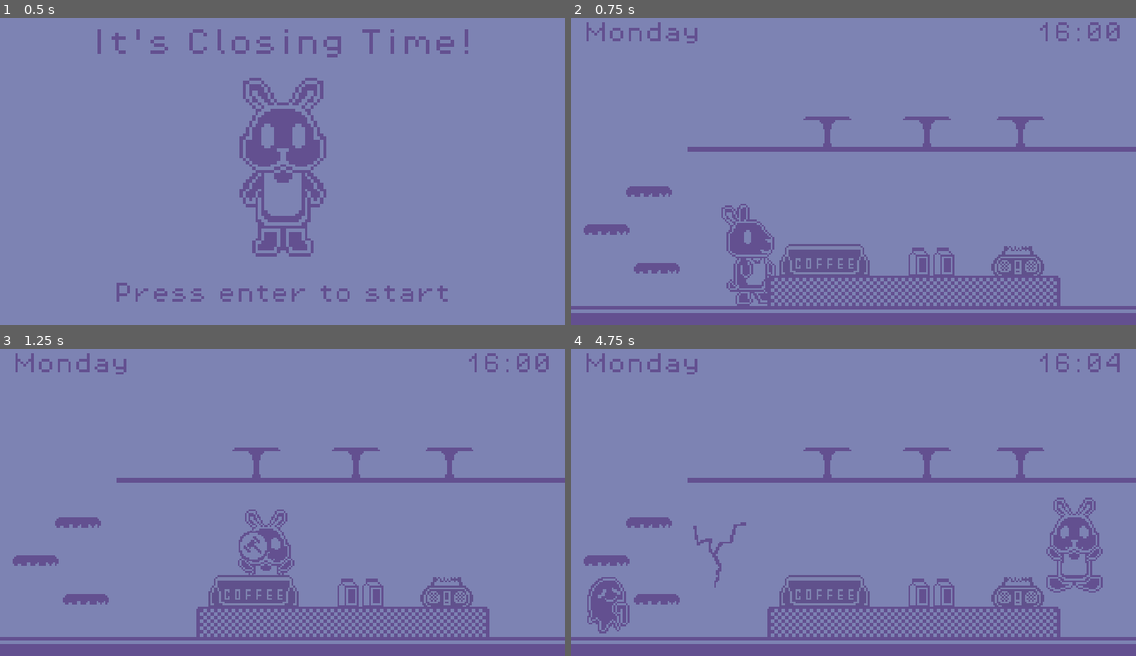
Above: before the commit, frames 1-4 (two rows, left to right).
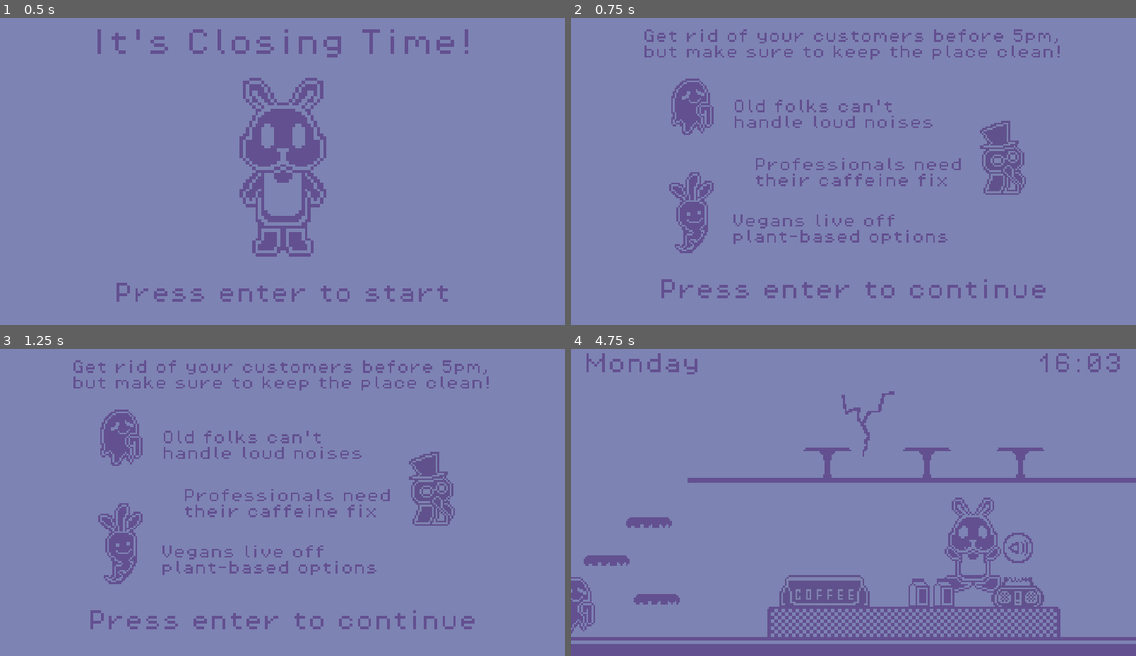
Above: after the commit, the same moments.

Repository: yndajas/1-bit-jam-2
Game: Godot game, scene res://scenes/menu.tscn
Two runs of this game, one before a commit and one after it. Both use one fixed random seed, a clock stepped at 60 frames per second and the inputs below. Sound files missing from this copy of the repository are replaced by a short silence.
Inputs:
- Up to frame 1 (0.5 s): no input
- Up to frame 2 (0.75 s): tap Enter (continue) at 0.5, 0.6 s; hold Right (move_right) from 0.53 s (still down)
- Up to frame 3 (1.25 s): keep holding Right (move_right); tap Up (jump) at 0.77 s
- Up to frame 4 (4.75 s): tap Enter (continue) at 1.25, 1.35, 2.3, 2.85, 3.6, 4.55 s; tap Up (jump) at 1.52, 3.02, 3.77, 4.52 s; release Right (move_right) at 2.03 s; hold Left (move_left) 2.03-2.78 s; hold Z (interact) 2.03-2.78 s; hold Right (move_right) 2.78-4.28 s; hold Left (move_left) from 4.28 s (still down); tap Z (interact) at 4.35 s

Frame 1 is identical in both runs. In frame 2, 20% of the frame differs, in the area x 0-100%, y 1-100%; in frame 3, 20%; in frame 4, 4.5%.

Commit message:
Add intro scene
... with instructions and brief character type explanations

Diff:
--- /dev/null
+++ b/scenes/intro.tscn
@@ -0,0 +1,101 @@
+[gd_scene load_steps=6 format=3 uid="uid://0e3ljnppdfa8"]
+
+[ext_resource type="Theme" uid="uid://xerbaooedi4j" path="res://assets/themes/theme.tres" id="1_60a26"]
+[ext_resource type="Script" path="res://scripts/intro.gd" id="1_elm32"]
+[ext_resource type="Texture2D" uid="uid://cufxshm5s5bdh" path="res://assets/images/sprites/customers/old.png" id="2_6mskj"]
+[ext_resource type="Texture2D" uid="uid://cv7ralxa8tfeb" path="res://assets/images/sprites/customers/professional.png" id="3_ego3b"]
+[ext_resource type="Texture2D" uid="uid://lpo7p8dxeymk" path="res://assets/images/sprites/customers/vegan.png" id="4_f6c26"]
+
+[node name="Intro" type="Node2D"]
+script = ExtResource("1_elm32")
+
+[node name="Goal" type="RichTextLabel" parent="."]
+offset_left = 81.0
+offset_top = 24.0
+offset_right = 563.0
+offset_bottom = 60.0
+size_flags_horizontal = 4
+theme = ExtResource("1_60a26")
+theme_override_colors/default_color = Color(0.388235, 0.313726, 0.564706, 1)
+theme_override_constants/line_separation = 2
+theme_override_font_sizes/normal_font_size = 16
+bbcode_enabled = true
+text = "Get rid of your customers before 5pm, but make sure to keep the place clean!"
+
+[node name="Old" type="Sprite2D" parent="."]
+position = Vector2(137, 114)
+scale = Vector2(2, 2)
+texture = ExtResource("2_6mskj")
+
+[node name="Description" type="RichTextLabel" parent="Old"]
+anchors_preset = 4
+anchor_top = 0.5
+anchor_bottom = 0.5
+offset_left = 22.5
+offset_top = -22.0
+offset_right = 142.5
+offset_bottom = -4.0
+grow_vertical = 2
+theme = ExtResource("1_60a26")
+theme_override_colors/default_color = Color(0.388235, 0.313726, 0.564706, 1)
+theme_override_constants/line_separation = 1
+theme_override_font_sizes/normal_font_size = 8
+text = "Old folks can't handle loud noises"
+metadata/_edit_use_anchors_ = true
+
+[node name="Professional" type="Sprite2D" parent="."]
+position = Vector2(489, 170)
+scale = Vector2(2, 2)
+texture = ExtResource("3_ego3b")
+
+[node name="Description" type="RichTextLabel" parent="Professional"]
+anchors_preset = 6
+anchor_left = 1.0
+anchor_top = 0.5
+anchor_right = 1.0
+anchor_bottom = 0.5
+offset_left = -167.5
+offset_top = -21.0
+offset_right = -37.5
+offset_bottom = -3.0
+grow_horizontal = 0
+grow_vertical = 2
+theme = ExtResource("1_60a26")
+theme_override_colors/default_color = Color(0.388235, 0.313726, 0.564706, 1)
+theme_override_constants/line_separation = 1
+theme_override_font_sizes/normal_font_size = 8
+text = "Professionals need their caffeine fix"
+metadata/_edit_use_anchors_ = true
+
+[node name="Vegan" type="Sprite2D" parent="."]
+position = Vector2(136, 232)
+scale = Vector2(2, 2)
+texture = ExtResource("4_f6c26")
+
+[node name="Description" type="RichTextLabel" parent="Vegan"]
+anchors_preset = -1
+anchor_top = 0.5
+anchor_right = 0.16
+anchor_bottom = 0.5
+offset_left = 23.0
+offset_top = -22.0
+offset_right = 153.0
+offset_bottom = -4.0
+grow_vertical = 2
+theme = ExtResource("1_60a26")
+theme_override_colors/default_color = Color(0.388235, 0.313726, 0.564706, 1)
+theme_override_constants/line_separation = 1
+theme_override_font_sizes/normal_font_size = 8
+text = "Vegans live off plant-based options"
+metadata/_edit_use_anchors_ = true
+
+[node name="ContinuePrompt" type="RichTextLabel" parent="."]
+offset_left = 95.0
+offset_top = 308.0
+offset_right = 545.0
+offset_bottom = 332.0
+size_flags_horizontal = 4
+theme = ExtResource("1_60a26")
+theme_override_colors/default_color = Color(0.388235, 0.313726, 0.564706, 1)
+bbcode_enabled = true
+text = "[center]Press enter to continue"
--- /dev/null
+++ b/scripts/intro.gd
@@ -0,0 +1,8 @@
+extends Node2D
+
+
+func _physics_process(_delta: float) -> void:
+	if Input.is_action_just_pressed("continue"):
+		Global.load_main_scene()
+	elif Input.is_action_just_pressed("exit"):
+		Global.load_menu_scene()
--- a/scripts/tutorial.gd
+++ b/scripts/tutorial.gd
@@ -9,7 +9,7 @@
 
 func _physics_process(_delta: float) -> void:
 	if Input.is_action_just_pressed("continue"):
-		Global.load_main_scene()
+		get_tree().change_scene_to_file("res://scenes/intro.tscn")
 	elif Input.is_action_just_pressed("exit"):
 		Global.load_menu_scene()
 
